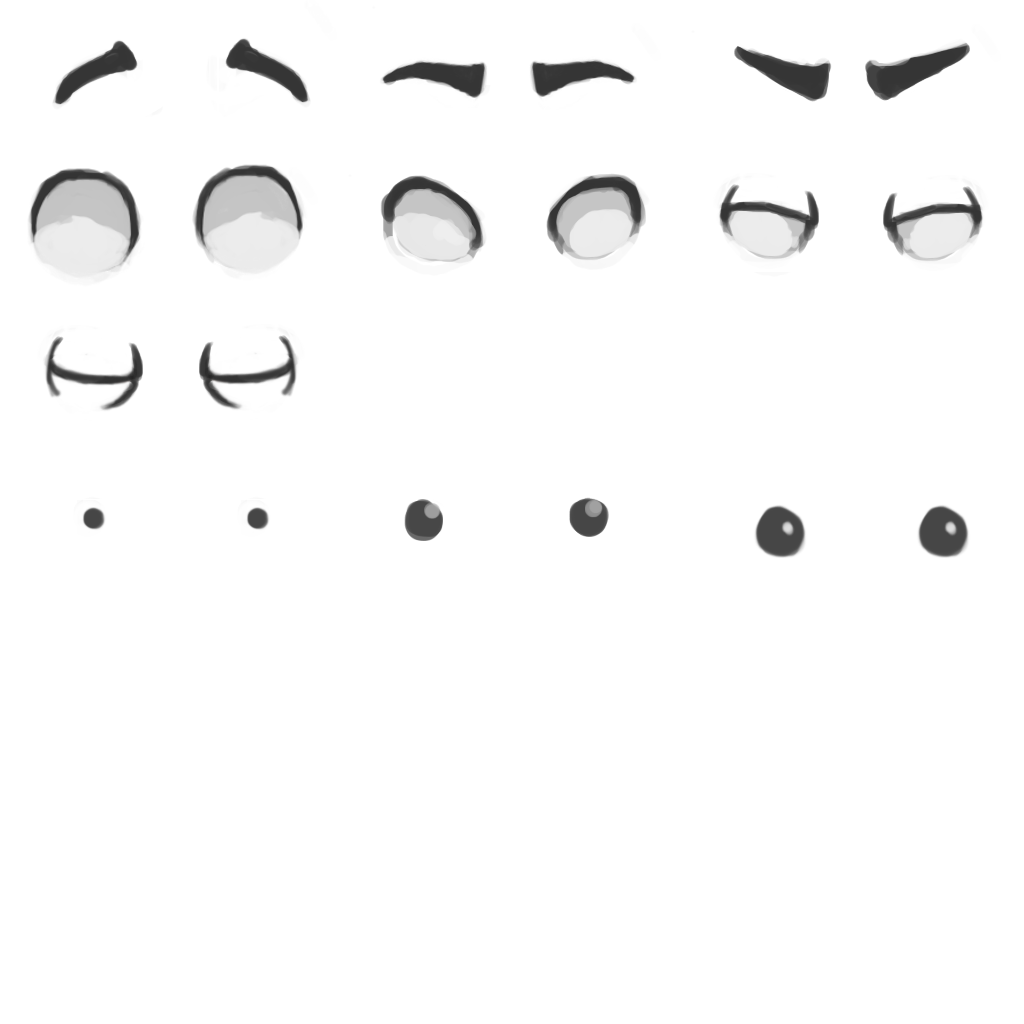
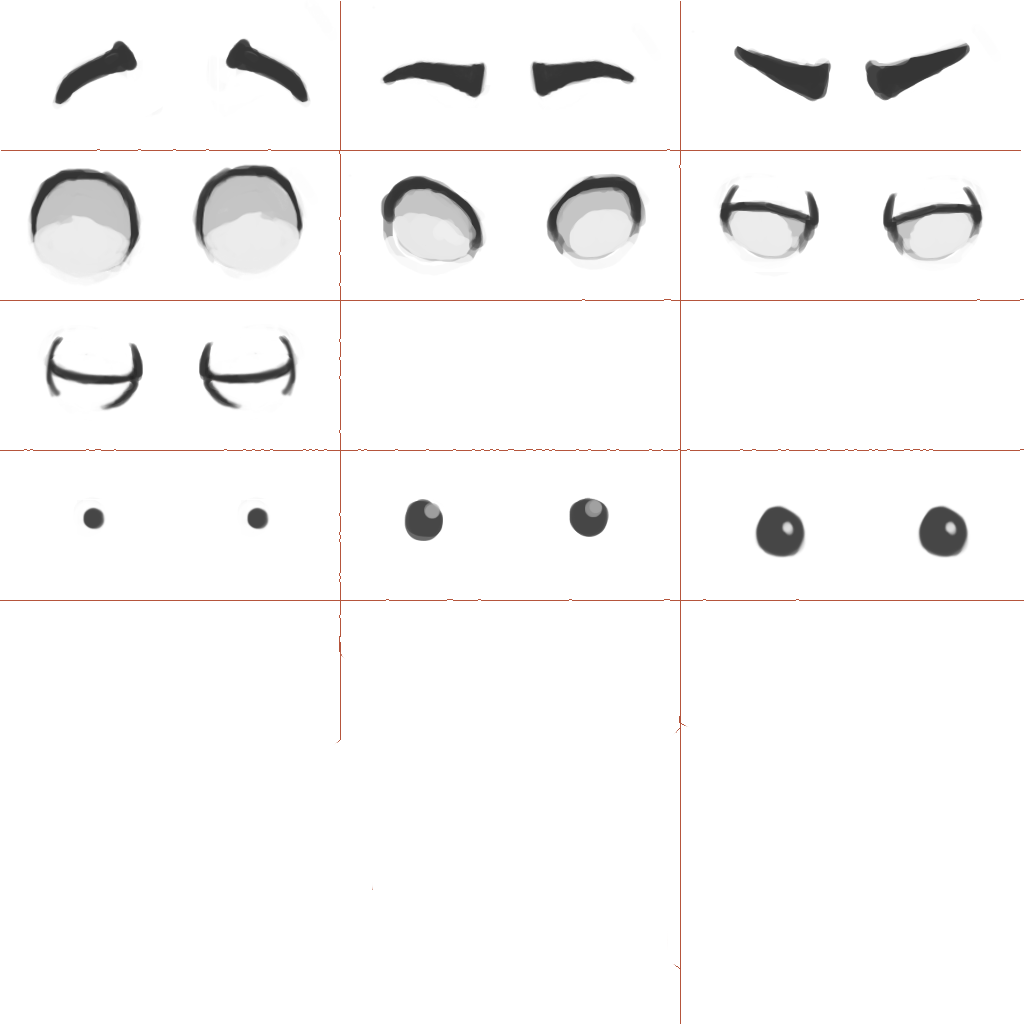
Layered file, before and after one edit (w=1024, h=1024). Changes by layer:
showed "Background", painted on it over [0, 1, 1024, 1024]
